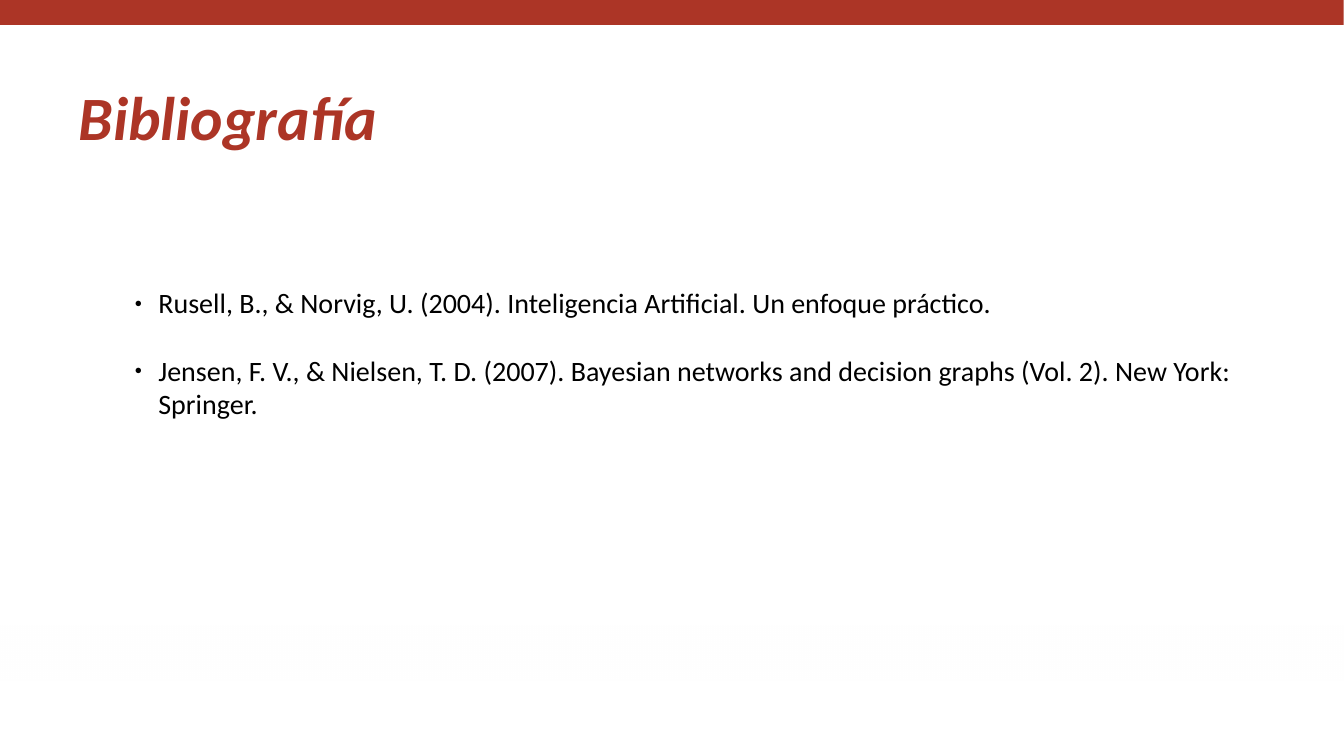
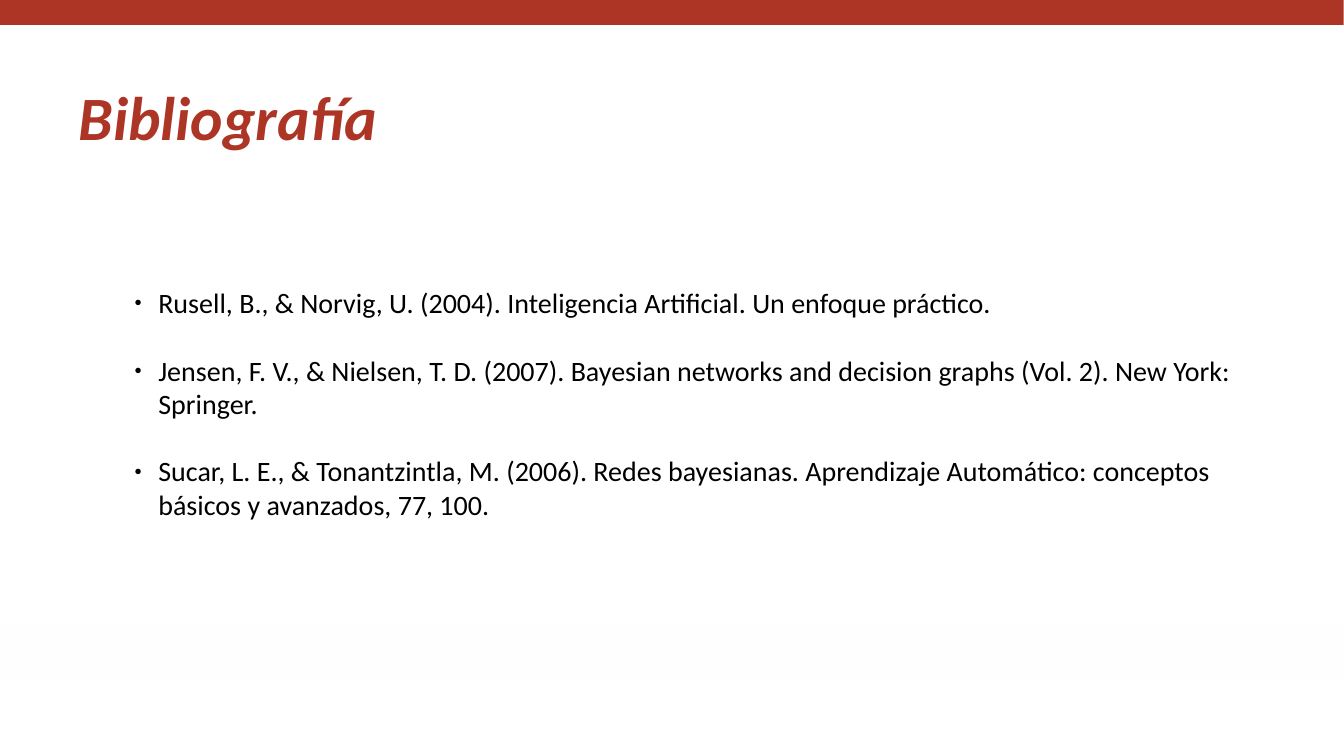
Before and after one commit to igomezv/RazonamientoProbabilistico, a slide deck: slide 14 of slides/M4_L2_bjp_2.pptx (slide 13 before the commit). Drawn at 1344x756 pixels with LibreOffice and Linux fonts; fonts in the diff are those of the drawing; background and template pictures are left out. Boxes give left, top, right and bottom in pixels: in the first picture for what was removed or moved away, otherwise in the second. Text is boxed around its words. In the diff, an @@ line names an element or a change of style, - is before the commit and + after.

```diff
--- a/slides/M4_L2_bjp_2.pptx
+++ b/slides/M4_L2_bjp_2.pptx
@@ text at [158,460,1209,520]: paragraph added @@
+  ● Sucar, L. E., & Tonantzintla, M. (2006). Redes bayesianas. Aprendizaje Automático: conceptos básicos y avanzados, 77, 100.
```
Also in this commit, not shown: 7 other slides changed, 2 slides added, 1 slide removed, 4 other files.
